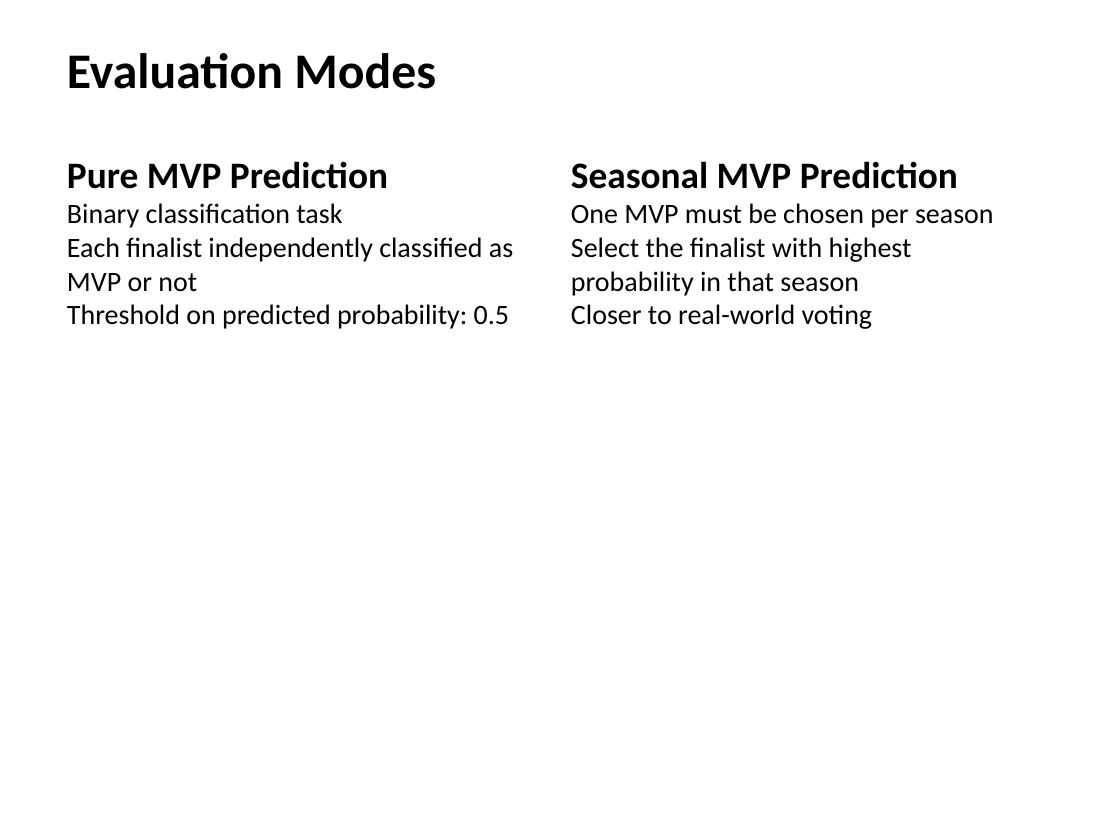
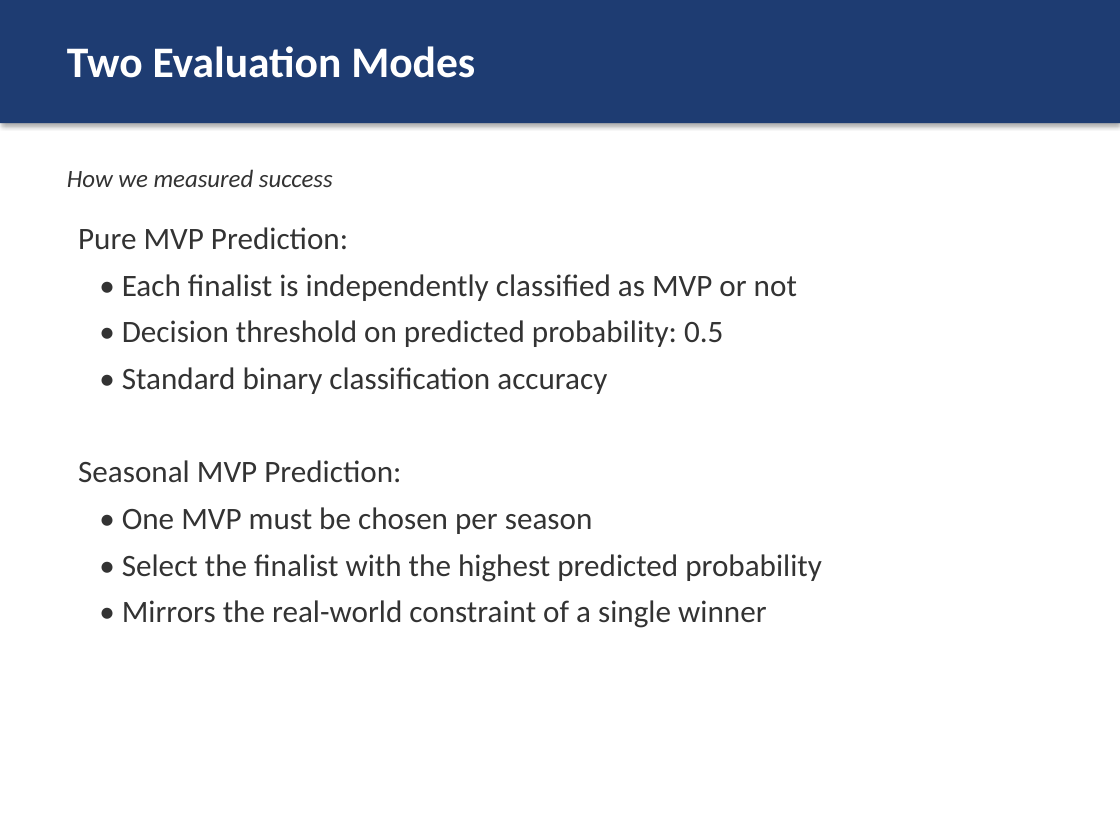
Before and after one commit to Nami-181/nba-mvp-ml, a slide deck: slide 13 of reports/presentation/NBA_MVP_Prediction.pptx (slide 6 before the commit). Drawn at 1120x840 pixels with LibreOffice and Linux fonts; fonts in the diff are those of the drawing. Boxes give left, top, right and bottom in pixels: in the first picture for what was removed or moved away, otherwise in the second. Text is boxed around its words. In the diff, an @@ line names an element or a change of style, - is before the commit and + after.

```diff
--- a/reports/presentation/NBA_MVP_Prediction.pptx
+++ b/reports/presentation/NBA_MVP_Prediction.pptx
@@ rectangle added at (0,0,1120,123), fill #1E3C72 @@
@@ text at (67,46,475,78): text changed; size 32 to 28 pt; text colour #000000 to #FFFFFF @@
-Evaluation Modes
+Two Evaluation Modes
@@ text removed at (67,161,513,329) @@
-Pure MVP Prediction
-Binary classification task
-Each finalist independently classified as MVP or not
-Threshold on predicted probability: 0.5
@@ text added at (67,169,333,187), 16 pt, text #333333, italic @@
+How we measured success
@@ text at (78,227,822,628): text changed; size 18 to 20 pt; text colour #000000 to #333333 @@
-Seasonal MVP Prediction
-One MVP must be chosen per season
-Select the finalist with highest probability in that season
-Closer to real-world voting
+Pure MVP Prediction:
+• Each finalist is independently classified as MVP or not
+• Decision threshold on predicted probability: 0.5
+• Standard binary classification accuracy
+Seasonal MVP Prediction:
+• One MVP must be chosen per season
+• Select the finalist with the highest predicted probability
+• Mirrors the real-world constraint of a single winner
```
Also in this commit, not shown: 6 other slides changed, 21 slides added, 6 slides removed, 8 other files.
